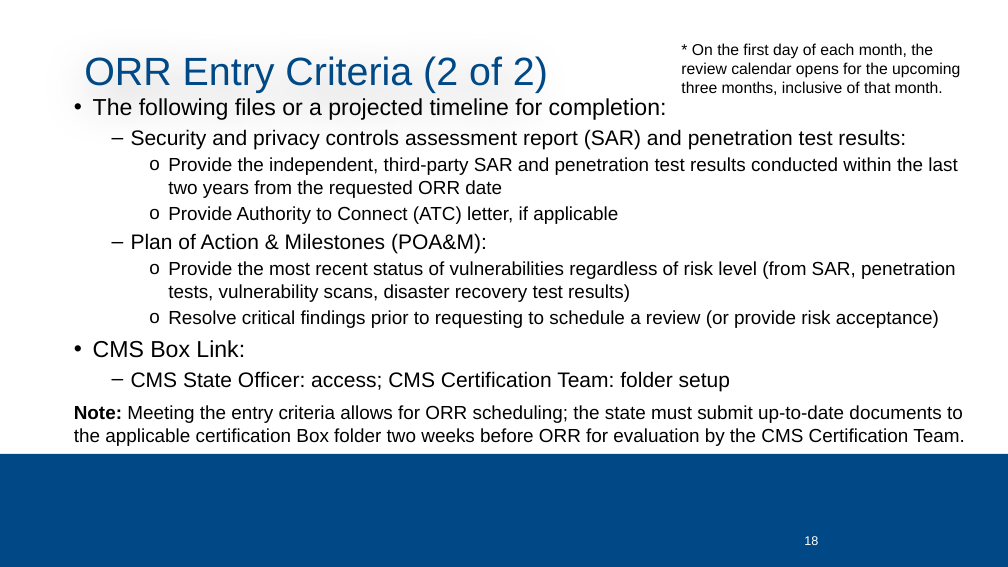
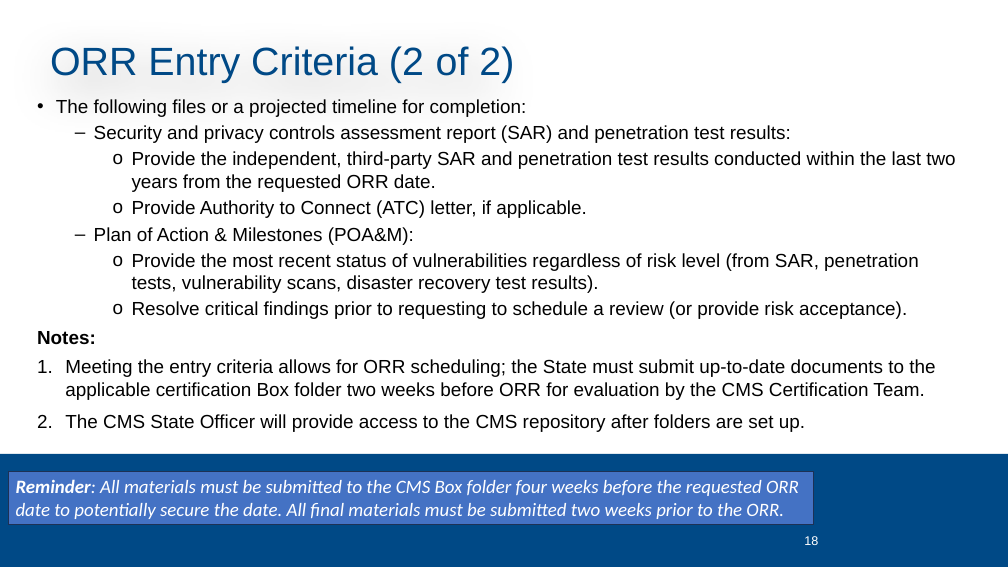
Before and after one commit to CMSgov/CMCS-DSG-DSS-Certification-Staging, a slide deck: slide 18 of SMC Kickoff Deck.pptx. Drawn at 1008x567 pixels with LibreOffice and Linux fonts; fonts in the diff are those of the drawing; background and template pictures are left out. Boxes give left, top, right and bottom in pixels: in the first picture for what was removed or moved away, otherwise in the second. Text is boxed around its words. In the diff, an @@ line names an element or a change of style, - is before the commit and + after.

```diff
--- a/SMC Kickoff Deck.pptx
+++ b/SMC Kickoff Deck.pptx
@@ title "ORR Entry Criteria (2 of ...": place and size @@
-title "ORR Entry Criteria (2 of ..." at [84, 56, 548, 93]
+title "ORR Entry Criteria (2 of ..." at [50, 46, 514, 83]
@@ text removed at [681, 43, 960, 95] @@
-* On the first day of each month, the review calendar opens for the upcoming three months, inclusive of that month.
@@ text "The following files or a ...": place and size @@
-text "The following files or a ..." at [74, 98, 964, 446]
+text "The following files or a ..." at [37, 99, 955, 432]
@@ text at [56, 99, 791, 245]: size 22 to 18 pt in "The following files or a projected timeline ..."; size 20 to 18 pt in "Security and privacy controls assessment report (SAR) ...", "Plan of Action & Milestones (POA&M):" @@
@@ text at [132, 151, 955, 218]: text changed @@
-    o Provide the independent, third-party SAR and penetration test results conducted within the last two years from the requested ORR date
-    o Provide Authority to Connect (ATC) letter, if applicable
+    o Provide the independent, third-party SAR and penetration test results conducted within the last two years from the requested ORR date.
+    o Provide Authority to Connect (ATC) letter, if applicable.
@@ text at [37, 253, 935, 432]: text changed @@
-    o Provide the most recent status of vulnerabilities regardless of risk level (from SAR, penetration tests, vulnerability scans, disaster recovery test results)
-    o Resolve critical findings prior to requesting to schedule a review (or provide risk acceptance)
-• CMS Box Link:
-  – CMS State Officer: access; CMS Certification Team: folder setup
-Note: Meeting the entry criteria allows for ORR scheduling; the state must submit up-to-date documents to the applicable certification Box folder two weeks before ORR for evaluation by the CMS Certification Team.
+    o Provide the most recent status of vulnerabilities regardless of risk level (from SAR, penetration tests, vulnerability scans, disaster recovery test results).
+    o Resolve critical findings prior to requesting to schedule a review (or provide risk acceptance).
+Notes:
+1. Meeting the entry criteria allows for ORR scheduling; the State must submit up-to-date documents to the applicable certification Box folder two weeks before ORR for evaluation by the CMS Certification Team.
+2. The CMS State Officer will provide access to the CMS repository after folders are set up.
@@ rectangle added at [8, 471, 814, 525], fill #4472C4, outline #1E3256 1 pt, 18 pt, text #FFFFFF, italic @@
+Reminder: All materials must be submitted to the CMS Box folder four weeks before the requested ORR date to potentially secure the date. All final materials must be submitted two weeks prior to the ORR.
```
Also in this commit, not shown: 25 other slides changed, 2 slides added, 3 slides removed.
